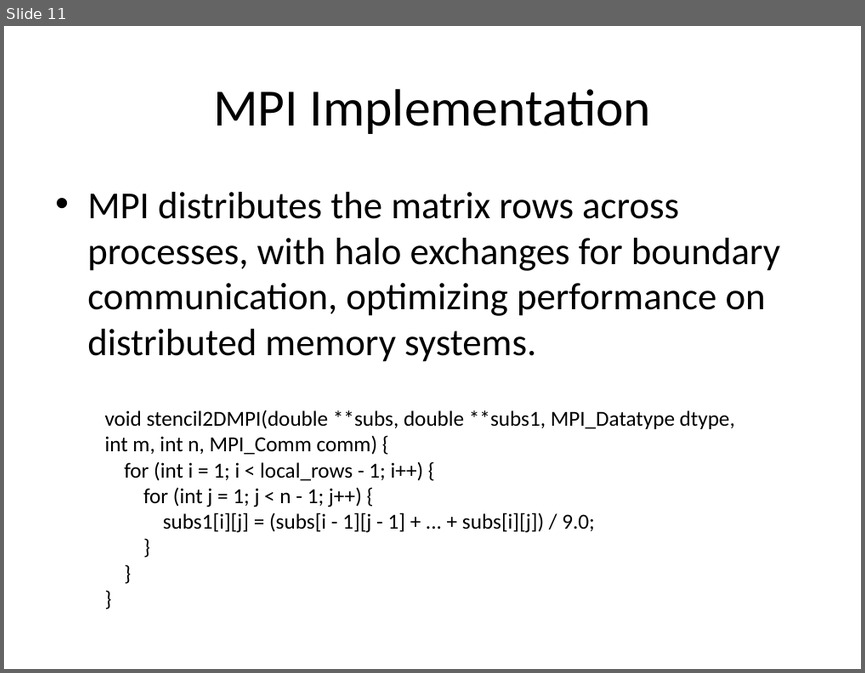
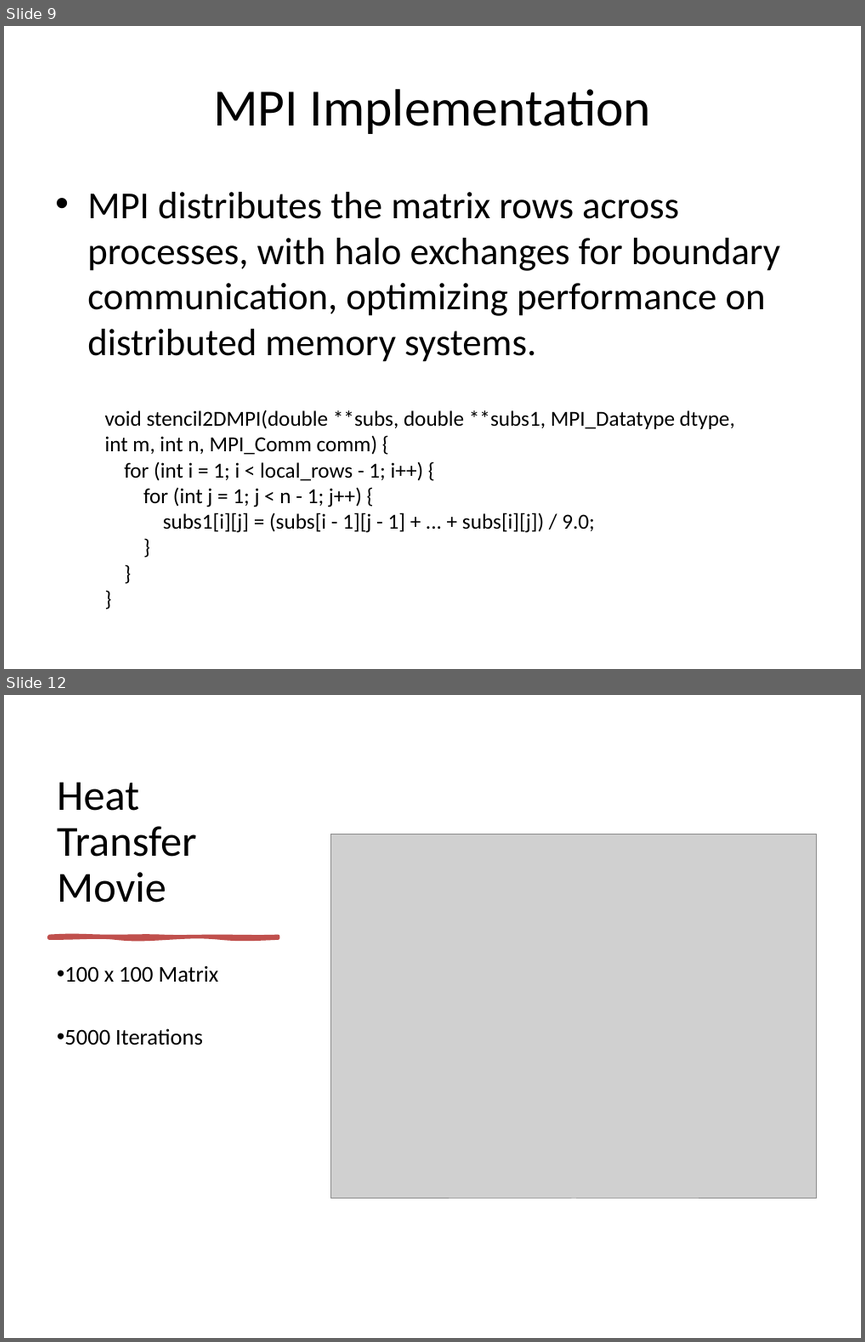
Before and after one commit to DevinDGuo/Final_Group_Project, a slide deck: Presentation/FINAL_PRESENTATION.pptx. Shown one above the other, each under a label of ours: slide 11 before the commit, slides 9 and 12 after it; the slides between them are not shown. The pictures are 865x673 and 865x1342 pixels, drawn with LibreOffice and Linux fonts; fonts in the diff are those of the drawing; grey boxes stand for pictures. Boxes give left, top, right and bottom in pixels: in the first picture for what was removed or moved away, otherwise in the second. Text is boxed around its words. In the diff, an @@ line names an element or a change of style, - is before the commit and + after.

```diff
--- a/Presentation/FINAL_PRESENTATION.pptx
+++ b/Presentation/FINAL_PRESENTATION.pptx
@@ slide 12 added at (4, 695, 861, 1338), background #FFFFFF @@
@@ title added at (57, 782, 197, 902), 36 pt, text #000000 @@
+Heat Transfer Movie
@@ picture added at (331, 834, 817, 1199) @@
@@ freeform shape added at (49, 936, 279, 937), fill #C0504D, outline #C0504D 3 pt @@
@@ text added at (64, 965, 219, 1045), 19 pt, text #000000 @@
+• 100 x 100 Matrix
+• 5000 Iterations
@@ what was slide 11 is now slide 9 @@
```
Also in this commit, not shown: 2 slides changed, 1 other slide added, 36 other files.
